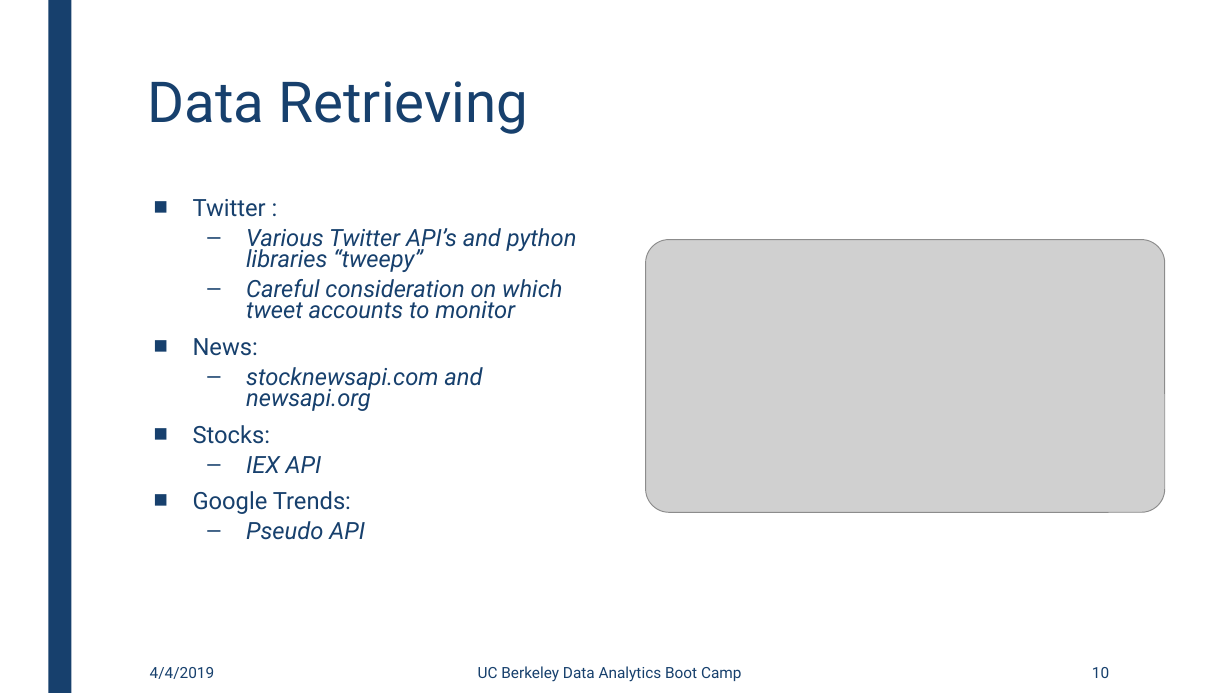
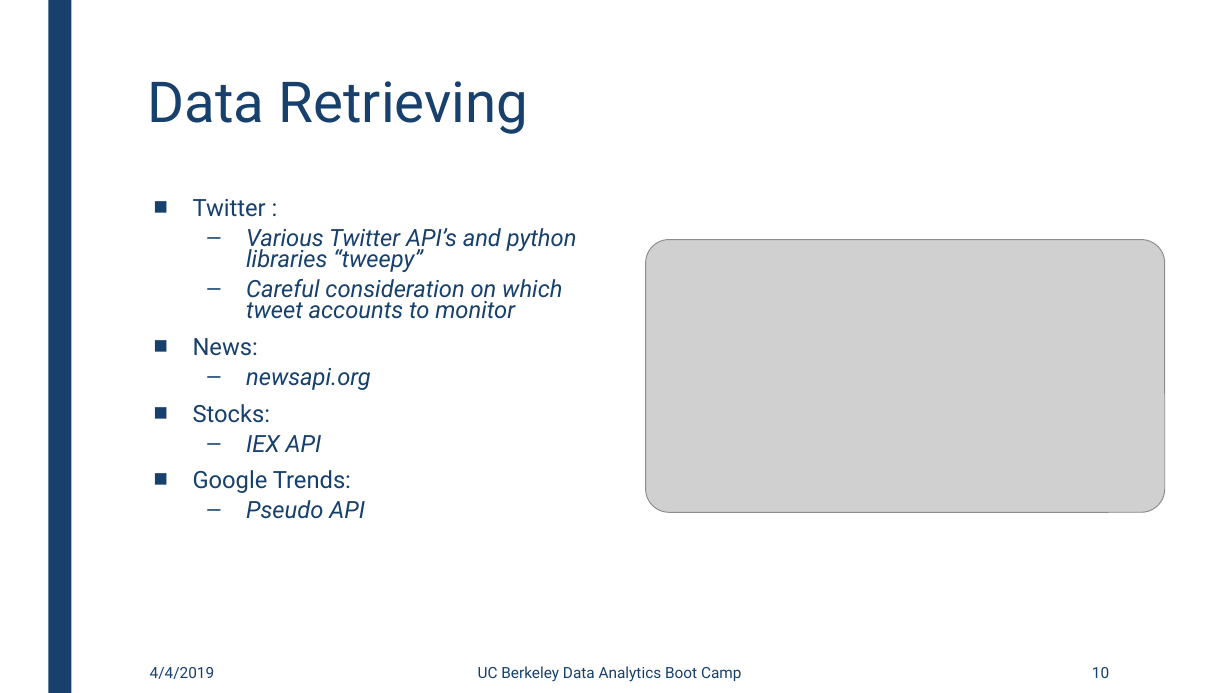
Before and after one commit to gaurav14111/Company-Stocks-vs-Internet-presence, a slide deck: slide 10 of Presentation/Presentation.pptx. Drawn at 1232x693 pixels with LibreOffice and Linux fonts; fonts in the diff are those of the drawing; grey boxes stand for pictures. Boxes give left, top, right and bottom in pixels: in the first picture for what was removed or moved away, otherwise in the second. Text is boxed around its words. In the diff, an @@ line names an element or a change of style, - is before the commit and + after.

```diff
--- a/Presentation/Presentation.pptx
+++ b/Presentation/Presentation.pptx
@@ text at <box>246,368,371,390</box>: text changed @@
-  – stocknewsapi.com and newsapi.org
+  – newsapi.org
```
Also in this commit, not shown: 4 other slides changed, 1 other file.
